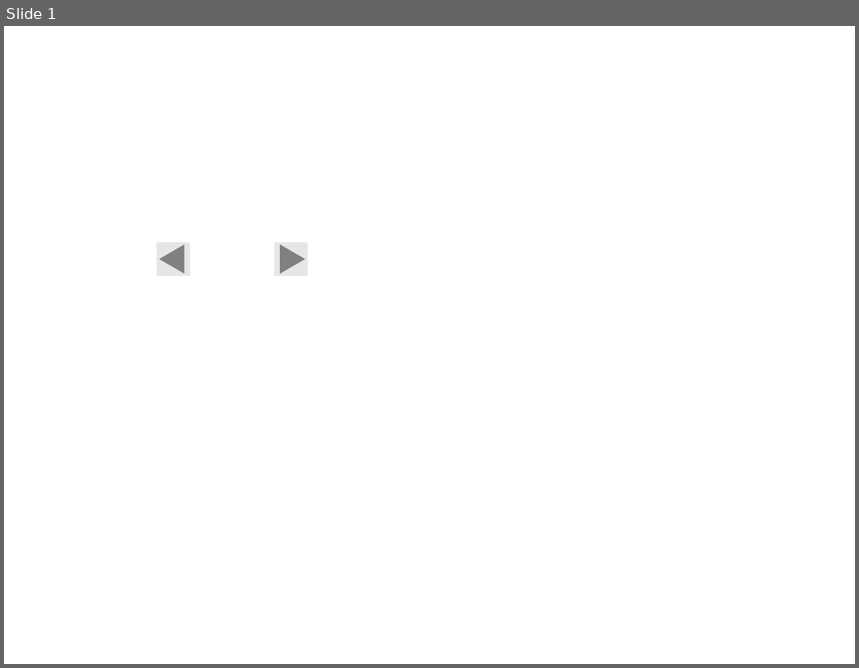
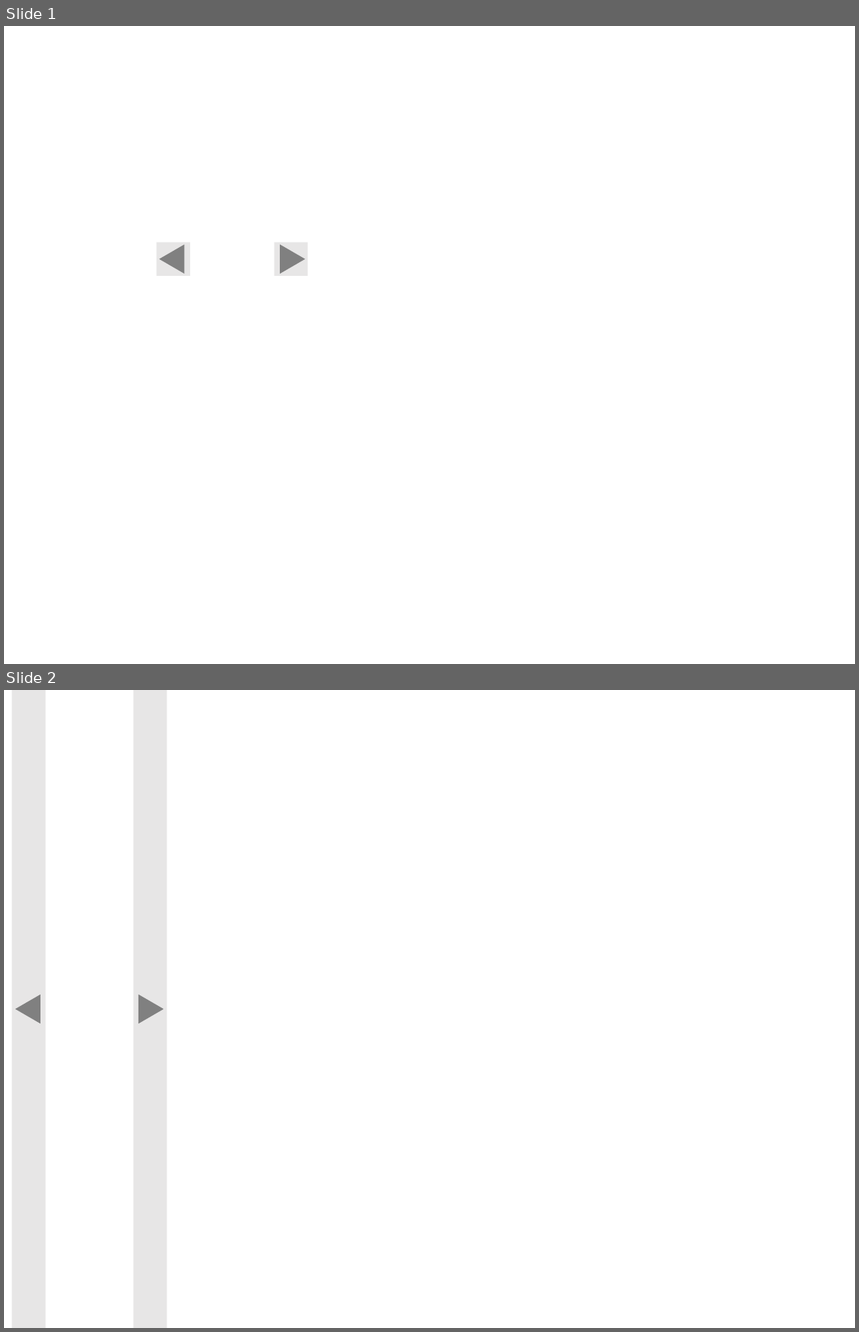
Before and after one commit to tqchan/Heart-and-Eyes, a slide deck: images/images.pptx. Shown one above the other, each under a label of ours: slide 1 before the commit, slides 1 and 2 after it. The pictures are 859x668 and 859x1332 pixels, drawn with LibreOffice and Linux fonts; fonts in the diff are those of the drawing. Boxes give left, top, right and bottom in pixels: in the first picture for what was removed or moved away, otherwise in the second. Text is boxed around its words. In the diff, an @@ line names an element or a change of style, - is before the commit and + after.

```diff
--- a/images/images.pptx
+++ b/images/images.pptx
@@ slide 2 added at [4,690,855,1328], background #FFFFFF @@
@@ rectangle added at [12,690,45,1328], fill #E7E6E6 @@
@@ rectangle added at [133,690,167,1328], fill #E7E6E6 @@
@@ triangle added at [15,995,40,1024], fill #808080 @@
@@ triangle added at [139,995,164,1024], fill #808080 @@
```
Also in this commit, not shown: 40 other files.
